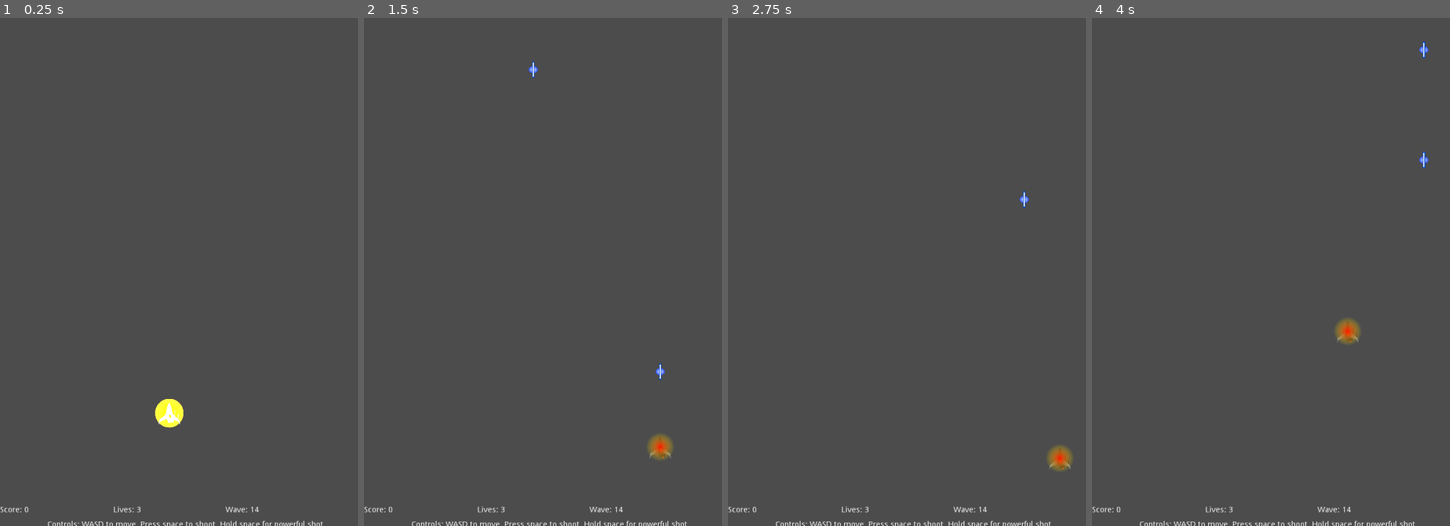
Above: before the commit, frames 1-4 (left to right).
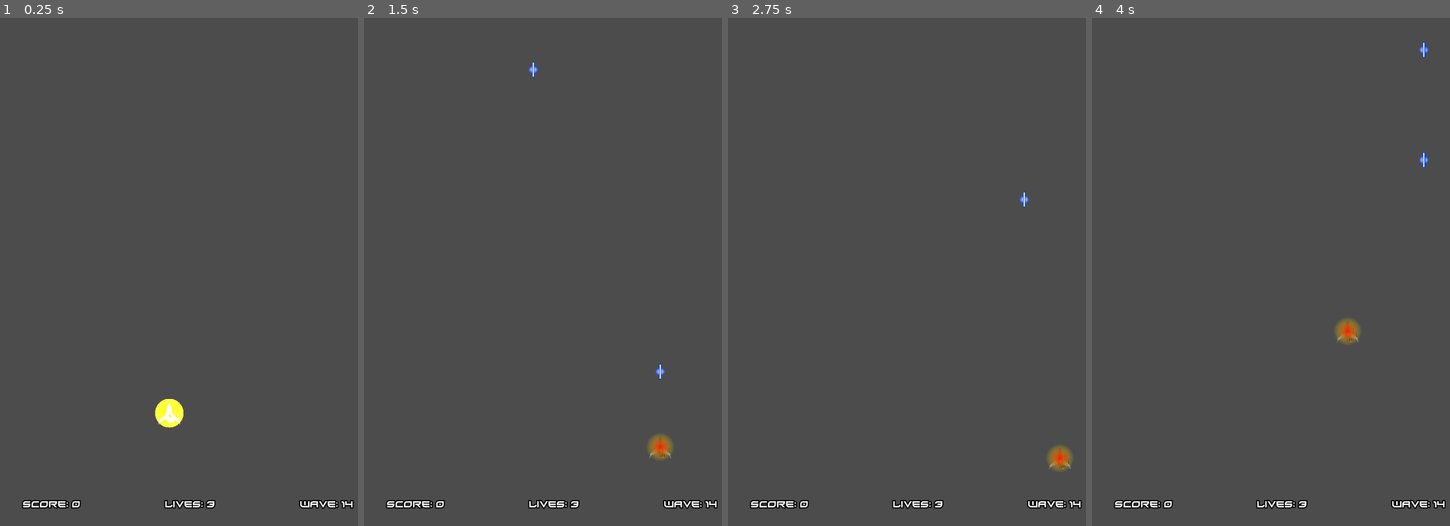
Above: after the commit, the same moments.

Repository: Imacds/ship-project-cs4700
Game: Godot game, scene res://Root.tscn
Same seed, same stepped clock (60 frames per second), same inputs: the game is played once before the commit and once after it.
Inputs:
- Up to frame 1 (0.25 s): no input
- Up to frame 2 (1.5 s): tap Space (shoot) at 0.5, 1.35 s; hold D (move_right) 0.53-1.28 s; hold Space (shoot) 0.53-1.28 s; hold S (move_down) from 1.28 s (still down)
- Up to frame 3 (2.75 s): tap Space (shoot) at 2 s; release S (move_down) at 2.03 s; hold D (move_right) from 2.03 s (still down); hold Space (shoot) from 2.03 s (still down)
- Up to frame 4 (4 s): release D (move_right) at 2.78 s; release Space (shoot) at 2.78 s; hold W (move_up) 2.78-3.53 s; tap Space (shoot) at 2.85, 3.5 s; hold A (move_left) from 3.53 s (still down); hold Space (shoot) from 3.53 s (still down)

The runs differ from the first frame. In frame 1, 1.1% of the frame differs, in the area x 0-99%, y 94-100%; in frame 2, 1.1%; in frame 3, 1.1%; in frame 4, 1.1%.

Commit message:
chg: use better font for in-game GUI

Diff:
--- a/Root.tscn
+++ b/Root.tscn
@@ -1,19 +1,20 @@
-[gd_scene load_steps=15 format=2]
+[gd_scene load_steps=16 format=2]
 
 [ext_resource path="res://scripts/Root.gd" type="Script" id=1]
 [ext_resource path="res://BulletsContainer.tscn" type="PackedScene" id=2]
 [ext_resource path="res://Ship.tscn" type="PackedScene" id=3]
-[ext_resource path="res://ScoreLabel.gd" type="Script" id=4]
-[ext_resource path="res://LivesLabel.gd" type="Script" id=5]
-[ext_resource path="res://StageLabel.gd" type="Script" id=6]
-[ext_resource path="res://scenes/RetryMenu.tscn" type="PackedScene" id=7]
-[ext_resource path="res://EnemyController.gd" type="Script" id=8]
-[ext_resource path="res://SpawnController.gd" type="Script" id=9]
-[ext_resource path="res://SpawnSpot.tscn" type="PackedScene" id=10]
-[ext_resource path="res://AttackController.gd" type="Script" id=11]
-[ext_resource path="res://HoldingController.gd" type="Script" id=12]
-[ext_resource path="res://audio/music/Szymon Matuszewski - Space Chase.ogg" type="AudioStream" id=13]
-[ext_resource path="res://scripts/BossController.gd" type="Script" id=14]
+[ext_resource path="res://fonts/xirod_dynamic_font.tres" type="DynamicFont" id=4]
+[ext_resource path="res://ScoreLabel.gd" type="Script" id=5]
+[ext_resource path="res://LivesLabel.gd" type="Script" id=6]
+[ext_resource path="res://StageLabel.gd" type="Script" id=7]
+[ext_resource path="res://scenes/RetryMenu.tscn" type="PackedScene" id=8]
+[ext_resource path="res://EnemyController.gd" type="Script" id=9]
+[ext_resource path="res://SpawnController.gd" type="Script" id=10]
+[ext_resource path="res://SpawnSpot.tscn" type="PackedScene" id=11]
+[ext_resource path="res://AttackController.gd" type="Script" id=12]
+[ext_resource path="res://HoldingController.gd" type="Script" id=13]
+[ext_resource path="res://audio/music/Szymon Matuszewski - Space Chase.ogg" type="AudioStream" id=14]
+[ext_resource path="res://scripts/BossController.gd" type="Script" id=15]
 
 [node name="Root" type="Node2D"]
 position = Vector2( 0, 0.773781 )
@@ -28,94 +29,90 @@
 margin_bottom = 900.0
 
 [node name="MarginContainer" type="MarginContainer" parent="GUI"]
-margin_top = 839.0
-margin_right = 680.0
-margin_bottom = 899.0
+margin_left = 40.0
+margin_top = 829.226
+margin_right = 675.0
+margin_bottom = 894.226
 
 [node name="HBoxContainer" type="HBoxContainer" parent="GUI/MarginContainer"]
-margin_right = 680.0
+margin_right = 635.0
 margin_bottom = 65.0
 size_flags_horizontal = 3
 custom_constants/separation = 150
 
 [node name="ScoreLabel" type="Label" parent="GUI/MarginContainer/HBoxContainer"]
-margin_top = 25.0
-margin_right = 51.0
-margin_bottom = 39.0
+margin_top = 23.0
+margin_right = 102.0
+margin_bottom = 42.0
+custom_fonts/font = ExtResource( 4 )
 text = "Score: 0"
-script = ExtResource( 4 )
+script = ExtResource( 5 )
 
 [node name="LivesLabel" type="Label" parent="GUI/MarginContainer/HBoxContainer"]
-margin_left = 201.0
-margin_top = 25.0
-margin_right = 250.0
-margin_bottom = 39.0
+margin_left = 252.0
+margin_top = 23.0
+margin_right = 341.0
+margin_bottom = 42.0
+custom_fonts/font = ExtResource( 4 )
 text = "Lives: 3"
-script = ExtResource( 5 )
+script = ExtResource( 6 )
 
 [node name="StageLabel" type="Label" parent="GUI/MarginContainer/HBoxContainer"]
-margin_left = 400.0
-margin_top = 25.0
-margin_right = 450.0
-margin_bottom = 39.0
+margin_left = 491.0
+margin_top = 23.0
+margin_right = 583.0
+margin_bottom = 42.0
+custom_fonts/font = ExtResource( 4 )
 text = "Stage: 1"
-script = ExtResource( 6 )
+script = ExtResource( 7 )
 
-[node name="GameTipsLabel" type="Label" parent="GUI/MarginContainer"]
-margin_right = 680.0
-margin_bottom = 65.0
-text = "
-
-
-                     Controls: WASD to move. Press space to shoot. Hold space for powerful shot."
-
-[node name="RetryMenu" parent="GUI" instance=ExtResource( 7 )]
+[node name="RetryMenu" parent="GUI" instance=ExtResource( 8 )]
 
 [node name="EnemyController" type="Node" parent="."]
-script = ExtResource( 8 )
+script = ExtResource( 9 )
 
 [node name="SpawnController" type="Node" parent="EnemyController"]
-script = ExtResource( 9 )
+script = ExtResource( 10 )
 
-[node name="SpawnSpotL4" parent="EnemyController/SpawnController" instance=ExtResource( 10 )]
+[node name="SpawnSpotL4" parent="EnemyController/SpawnController" instance=ExtResource( 11 )]
 position = Vector2( -100, 800 )
 
-[node name="SpawnSpotR1" parent="EnemyController/SpawnController" instance=ExtResource( 10 )]
+[node name="SpawnSpotR1" parent="EnemyController/SpawnController" instance=ExtResource( 11 )]
 position = Vector2( 800, 788.893 )
 
-[node name="SpawnSpotL2" parent="EnemyController/SpawnController" instance=ExtResource( 10 )]
+[node name="SpawnSpotL2" parent="EnemyController/SpawnController" instance=ExtResource( 11 )]
 position = Vector2( -100, 600 )
 
-[node name="SpawnSpotR3" parent="EnemyController/SpawnController" instance=ExtResource( 10 )]
+[node name="SpawnSpotR3" parent="EnemyController/SpawnController" instance=ExtResource( 11 )]
 position = Vector2( 800, 588.893 )
 
-[node name="SpawnSpotL3" parent="EnemyController/SpawnController" instance=ExtResource( 10 )]
+[node name="SpawnSpotL3" parent="EnemyController/SpawnController" instance=ExtResource( 11 )]
 position = Vector2( -100, 700 )
 
-[node name="SpawnSpotR2" parent="EnemyController/SpawnController" instance=ExtResource( 10 )]
+[node name="SpawnSpotR2" parent="EnemyController/SpawnController" instance=ExtResource( 11 )]
 position = Vector2( 800, 688.893 )
 
-[node name="SpawnSpotL1" parent="EnemyController/SpawnController" instance=ExtResource( 10 )]
+[node name="SpawnSpotL1" parent="EnemyController/SpawnController" instance=ExtResource( 11 )]
 position = Vector2( -100, 500 )
 
-[node name="SpawnSpotR4" parent="EnemyController/SpawnController" instance=ExtResource( 10 )]
+[node name="SpawnSpotR4" parent="EnemyController/SpawnController" instance=ExtResource( 11 )]
 position = Vector2( 800, 488.893 )
 
 [node name="AttackController" type="Node" parent="EnemyController"]
-script = ExtResource( 11 )
+script = ExtResource( 12 )
 
 [node name="HoldingController" type="Node2D" parent="EnemyController"]
 position = Vector2( 50, 50 )
-script = ExtResource( 12 )
+script = ExtResource( 13 )
 
 [node name="HoldingTween" type="Tween" parent="EnemyController/HoldingController"]
 
 [node name="AudioStreamPlayer2D" type="AudioStreamPlayer2D" parent="."]
 position = Vector2( 337.5, 450 )
-stream = ExtResource( 13 )
+stream = ExtResource( 14 )
 autoplay = true
 
 [node name="BossController" type="Node" parent="."]
-script = ExtResource( 14 )
+script = ExtResource( 15 )
 
 [node name="FireballContainer" type="Node" parent="."]
--- a/fonts/xirod_dynamic_font.tres
+++ b/fonts/xirod_dynamic_font.tres
@@ -3,7 +3,7 @@
 [ext_resource path="res://fonts/xirod.ttf" type="DynamicFontData" id=1]
 
 [resource]
-size = 32
+size = 15
 outline_size = 2
 outline_color = Color( 0, 0, 0, 1 )
 font_data = ExtResource( 1 )
